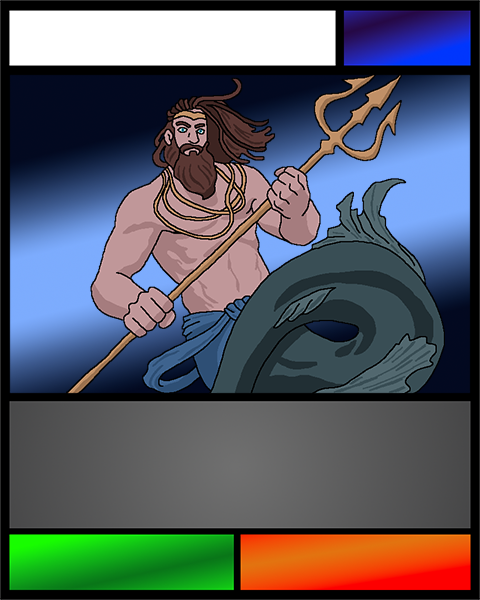
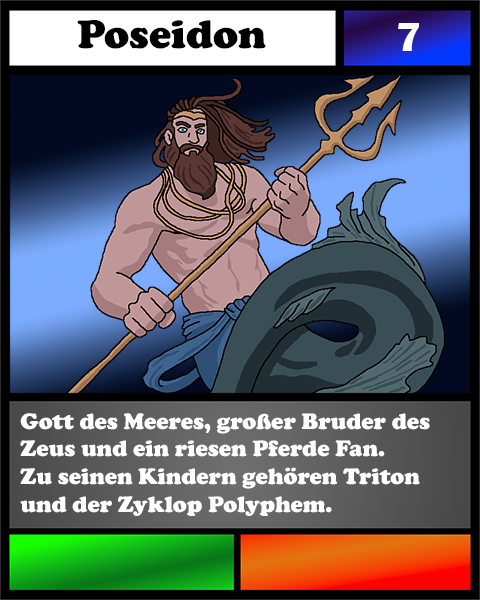
Layered file, before and after one edit (480×600). Changes by layer:
added layer "7" above "Wolpertinger" over [398, 23, 419, 51]
added layer "Wolpertinger" above "Gott des Meeres, großer Bruder des Zeus und ein riesen Pferde" over [77, 20, 266, 49]
added layer "Gott des Meeres, großer Bruder des Zeus und ein riesen Pferde" above "Card" over [20, 413, 430, 516]